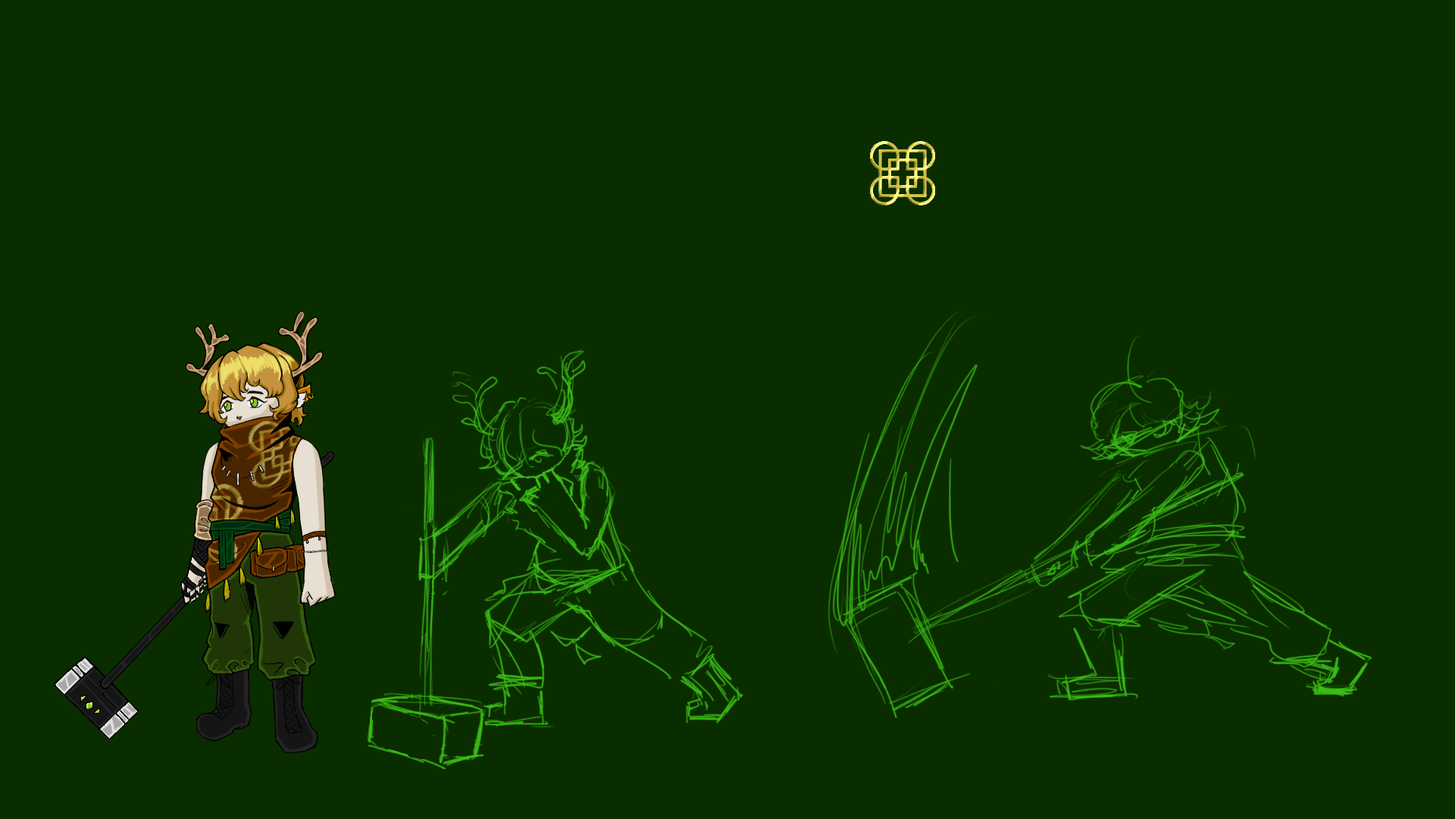
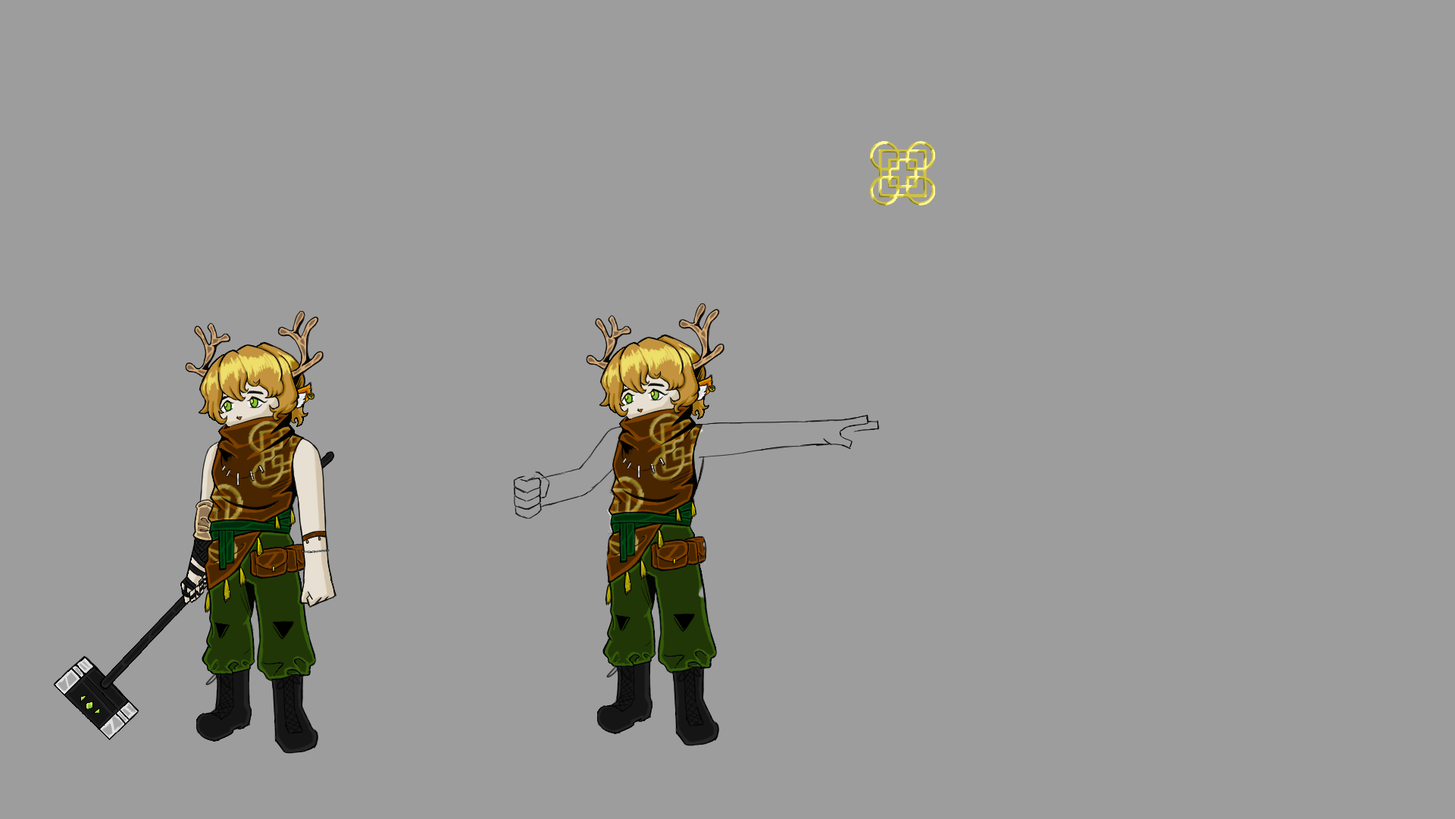
Revision of a layered 1455x819 image; what changed, layer by layer:
added group "대지족" (1st of 2, in "대지족 시전") with 10 layers in group "대지족 시전" over [left=513, top=302, right=881, bottom=746]
added layer "대지족 얼굴선" (1st of 2, in "대지족 시전" › "대지족") in group "대지족" over [left=621, top=378, right=671, bottom=413]
added layer "대지족 얼굴 빛" (1st of 2, in "대지족 시전" › "대지족") (overlay) in group "대지족" over [left=625, top=390, right=656, bottom=400]
added layer "대지족 얼굴 어둠" (1st of 2, in "대지족 시전" › "대지족") (multiply) in group "대지족" over [left=599, top=336, right=710, bottom=420]
added layer "대지족 얼굴 채색" (1st of 2, in "대지족 시전" › "대지족") in group "대지족" over [left=621, top=389, right=665, bottom=412]
added layer "대지족 선" (1st of 2, in "대지족 시전" › "대지족") in group "대지족" over [left=513, top=303, right=881, bottom=746]
added layer "문양" (2nd of 5, in "대지족 시전" › "대지족") (55%) in group "대지족" over [left=608, top=476, right=646, bottom=558]
added layer "문양" (3rd of 5, in "대지족 시전" › "대지족") (55%) in group "대지족" over [left=648, top=412, right=707, bottom=483]
added layer "대지족 어둠" (1st of 2, in "대지족 시전" › "대지족") (multiply) in group "대지족" over [left=603, top=388, right=681, bottom=571]
added layer "대지족 빛" (1st of 2, in "대지족 시전" › "대지족") (overlay, 70%) in group "대지족" over [left=582, top=302, right=724, bottom=746]
added layer "대지족 채색" (1st of 2, in "대지족 시전" › "대지족") in group "대지족" over [left=513, top=303, right=724, bottom=746]
hid "러프" (1st of 2, in "대지족 시전"), opacity 100% → 68%, painted on it over [left=472, top=259, right=1374, bottom=773]
painted on "러프" (2nd of 2, in "대지족 피격") over [left=366, top=347, right=1354, bottom=771]
painted on "Layer 0" over [left=0, top=0, right=1455, bottom=819]
